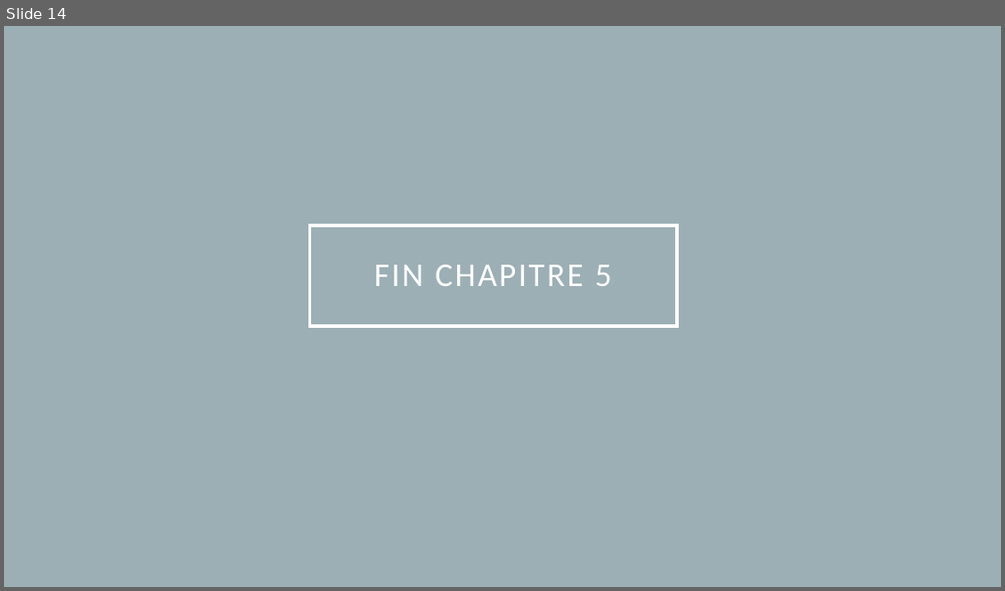
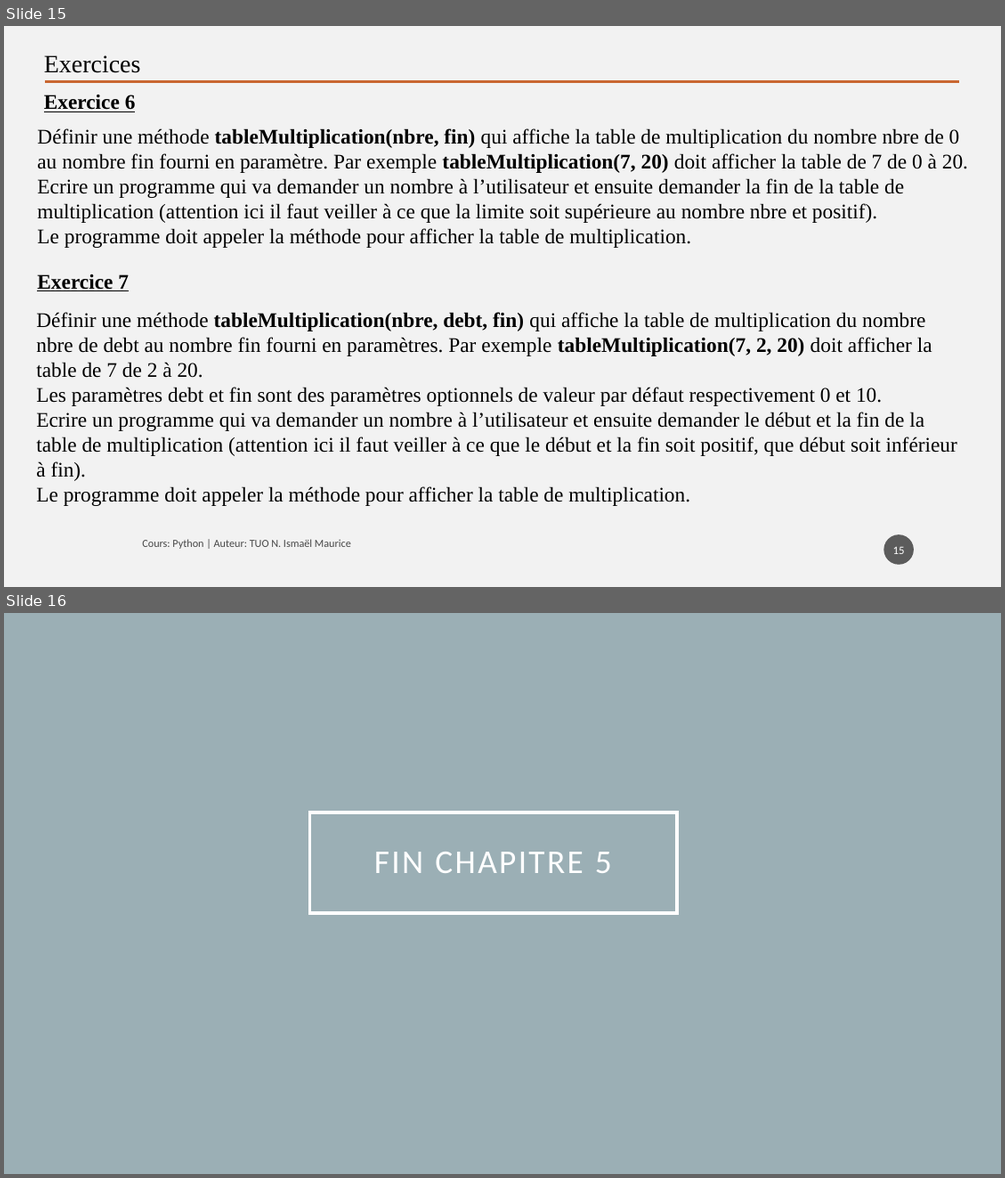
Before and after one commit to tisma95/cours-python, a slide deck: source/Chapitre 5 - Les fonctions.pptx. Shown one above the other, each under a label of ours: slide 14 before the commit, slides 15 and 16 after it. The pictures are 1005x591 and 1005x1178 pixels, drawn with LibreOffice and Linux fonts; fonts in the diff are those of the drawing. Boxes give left, top, right and bottom in pixels: in the first picture for what was removed or moved away, otherwise in the second. Text is boxed around its words. In the diff, an @@ line names an element or a change of style, - is before the commit and + after.

Commit message:
Feat(chp): Ajout des exercices sur les fonction
Rédaction de la partie exercice sur les fonctions et convertion en pdf

```diff
--- a/source/Chapitre 5 - Les fonctions.pptx
+++ b/source/Chapitre 5 - Les fonctions.pptx
@@ slide 15 added at (4, 26, 1001, 587), background #F2F2F2 @@
@@ text added at (44, 55, 141, 73), 24 pt, text #000000 @@
+Exercices
@@ text added at (44, 95, 136, 112), 20 pt, text #000000, bold, underline @@
+Exercice 6
@@ line added from (45, 81) to (959, 81), #C96731 2.5 pt @@
@@ text added at (37, 128, 968, 248), 20 pt, text #000000 @@
+Définir une méthode tableMultiplication(nbre, fin) qui affiche la table de multiplication du nombre nbre de 0 au nombre fin fourni en paramètre. Par exemple tableMultiplication(7, 20) doit afficher la table de 7 de 0 à 20.
+Ecrire un programme qui va demander un nombre à l’utilisateur et ensuite demander la fin de la table de multiplication (attention ici il faut veiller à ce que la limite soit supérieure au nombre nbre et positif).
+Le programme doit appeler la méthode pour afficher la table de multiplication.
@@ text added at (37, 274, 129, 291), 20 pt, text #000000, bold, underline @@
+Exercice 7
@@ text added at (36, 312, 957, 506), 20 pt, text #000000 @@
+Définir une méthode tableMultiplication(nbre, debt, fin) qui affiche la table de multiplication du nombre nbre de debt au nombre fin fourni en paramètres. Par exemple tableMultiplication(7, 2, 20) doit afficher la table de 7 de 2 à 20.
+Les paramètres debt et fin sont des paramètres optionnels de valeur par défaut respectivement 0 et 10.
+Ecrire un programme qui va demander un nombre à l’utilisateur et ensuite demander le début et la fin de la table de multiplication (attention ici il faut veiller à ce que le début et la fin soit positif, que début soit inférieur à fin).
+Le programme doit appeler la méthode pour afficher la table de multiplication.
@@ text added at (142, 539, 351, 548), 10.5 pt, text #000000 at 70% opacity @@
+Cours: Python | Auteur: TUO N. Ismaël Maurice
@@ page number added at (884, 534, 914, 564), fill #1D1D1D at 70% opacity, 11 pt, text #FFFFFF @@
+15
@@ what was slide 14 is now slide 16 @@
```
Also in this commit, not shown: 3 slides changed, 1 other slide added, 1 other file.
